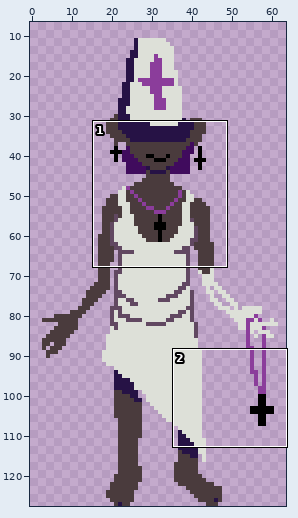
Two states of a sprite sheet, resources/doctor.png. Above, an overview of the earlier version with the close-up marked.
Close-up. Before the edit:
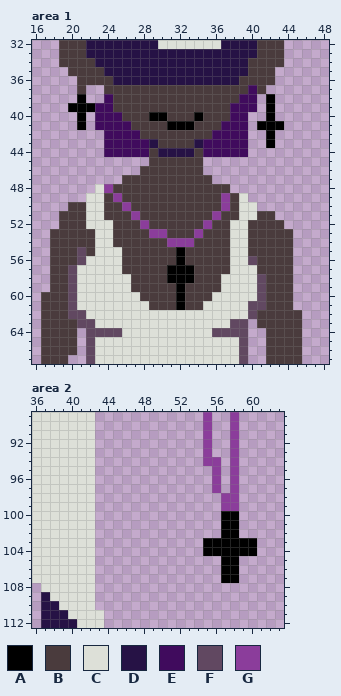
The file is 64x128 pixels. Shown: area 1: x 16..48, y 32..67; area 2: x 36..63, y 89..112. The wide view leaves out empty margins.
Palette (. is transparent): A #000000  B #4a3b3d  C #dde0d8  D #261245  E #400b5d  F #614861  G #8b3d9b
Pixels before, area 1, first column x 17:
32 ..BBBDDDDDDDDCCCCCCCDDDDBBB..
33 ..BBBDDDDDDDDDDDDDDDDDDDBBB..
34 ..BBBBDDDDDDDDDDDDDDDDDBBBB..
35 ...BBBBDDDDDDDDDDDDDDDDBBB...
36 ....BBBBDDDDDDDDDDDDDDBBBB...
37 ....B..BBBBBBBBBBBBBBBBEB....
38 ....A..EBBBBBBBBBBBBBBEE.A...
39 ...AAAEEBBBBBBBBBBBBBEEE.A...
40 ....A.EEEBBBAABBBABBBEE..A...
41 ....A.EEEEBBBBAAABBBEEE.AAA..
42 .......EEEEBBBBBBBBEEEE..A...
43 .......EEEEEDBBBBDEEEEE..A...
44 .......EEEEEBDDDDBEEEEE......
45 ............BBBBBB...........
46 ...........BBBBBBB...........
47 .........BBBBBBBBBB..........
48 ......CGBBBBBBBBBBBBB........
49 .....CCBGBBBBBBBBBBBGBC......
50 ...BBCCBBGBBBBBBBBBBGBCC.....
51 ..BBBCCBBBGBBBBBBBBGBBCCBB...
52 ..BBBCCCBBBGBBBBBBGBBCCBBBB..
53 .BBBBBCCBBBBGGBBBGBBBCCBBBBB.
54 .BBBBBCCBBBBBBGGGBBBBCCBBBBB.
55 .BBBFBCCCBBBBBBABBBBBCCBBBBB.
56 .BBBFCCCCBBBBBBABBBBBCCFBBBB.
57 .BBFCCCCCBBBBBAAABBBBCCCBBBB.
58 .BBFCCCCCCBBBBAAABBBCCCCFBBB.
59 .BBFCCCCCCBBBBBABBBBCCCCFBBB.
60 BBBFCCCCCCCBBBBABBBCCCCCFBBB.
61 BBBFCCCCCCCCBBBABBCCCCCFFBBB.
62 BBBFFCCCCCCCCCCCCCCCCCCFBBBBB
63 BBBBFFCCCCCCCCCCCCCCCFF.BBBBB
64 BBBB.FFFFCCCCCCCCCCFFFF..BBBB
65 BBBB.FCCCCCCCCCCCCCCCCF..BBBB
66 BBBB.FCCCCCCCCCCCCCCCCF..BBBB
67 BBB..FCCCCCCCCCCCCCCCCF..BBBB
Pixels before, area 2, first column x 36:
 89 CCCCCCC............G..G..
 90 CCCCCCC............G..G..
 91 CCCCCCC............G..G..
 92 CCCCCCC............G..G..
 93 CCCCCCC............G..G..
 94 CCCCCCC............GG.G..
 95 CCCCCCC.............G.G..
 96 CCCCCCC.............G.G..
 97 CCCCCCC.............G.G..
 98 CCCCCCC..............GG..
 99 CCCCCCC..............GG..
100 CCCCCCC..............AA..
101 CCCCCCC..............AA..
102 CCCCCCC..............AA..
103 CCCCCCC............AAAAAA
104 CCCCCCC............AAAAAA
105 CCCCCCC..............AA..
106 CCCCCCC..............AA..
107 CCCCCCC..............AA..
108 .CCCCCC..................
109 .DCCCCC..................
110 .DDCCCC..................
111 .DDDCCCC.................
112 .DDDDCCC.................
After the commit:
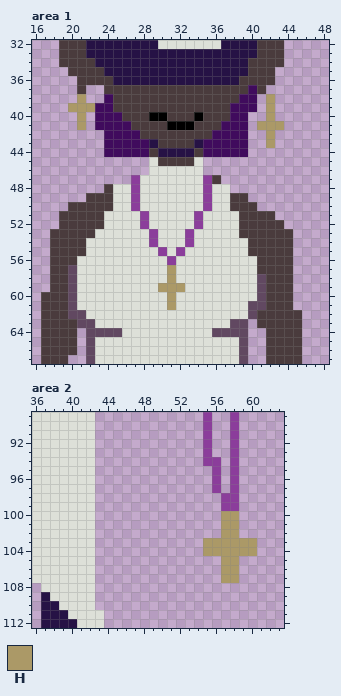
Colours new in this view: H #ab9967
The exact change:
Area 1:
The author put colour B in row 47 at x 36.
Colour C becomes colour B in row 49 at x 22 to 23 and 39; in rows 50 to 51 at x 22 to 23 and 39 to 40; in row 52 at x 22 to 23 and 39; in row 53 at x 39.
Colour F becomes colour B in row 55 at x 21.
Colour G becomes colour B in row 48 at x 24.
Colour A becomes colour C in row 56 at x 32; in rows 57 to 58 at x 32 to 33; in rows 60 to 61 at x 32.
Colour B becomes colour C in row 45 at x 29 and 34; in row 46 at x 29 to 34; in row 47 at x 28 to 34; in row 48 at x 25 to 26, 28 to 34 and 36 to 37; in row 49 at x 26, 28 to 34 and 36; in row 50 at x 25, 28 to 34 and 36.
Colour B becomes colour C in row 51 at x 24 to 26, 29 to 33, 35 and 37 to 38; in row 52 at x 25 to 27, 29 to 33 and 36 to 37; in row 53 at x 25 to 28, 31 to 32 and 35 to 37; in row 54 at x 22, 25 to 28, 30 and 34 to 37; in row 55 at x 22, 26 to 29, 31 and 33 to 37; in row 56 at x 26 to 30 and 33 to 37.
Colour B becomes colour C in row 57 at x 26 to 30 and 34 to 37; in row 58 at x 27 to 30 and 34 to 36; in row 59 at x 27 to 29 and 33 to 36; in row 60 at x 28 to 30 and 33 to 35; in row 61 at x 29 to 30 and 33 to 34.
Colour F becomes colour C in row 56 at x 21 and 40.
Colour G becomes colour C in row 49 at x 25 and 37; in row 50 at x 26 and 37; in row 51 at x 27 and 36; in row 52 at x 35; in row 53 at x 30 and 34; in row 54 at x 31 to 32.
Colour A becomes colour G in row 55 at x 32.
Colour B becomes colour G in rows 47 to 50 at x 27 and 35; in row 51 at x 28 and 34; in row 52 at x 34; in row 53 at x 33; in row 54 at x 29; in row 55 at x 30.
Colour B becomes colour G in row 56 at x 31.
Colour A becomes colour H in row 38 at x 21 and 42; in row 39 at x 20 to 22 and 42; in row 40 at x 21 and 42; in row 41 at x 21 and 41 to 43; in rows 42 to 43 at x 42; in rows 57 to 58 at x 31.
Colour A becomes colour H in row 59 at x 32.
Colour B becomes colour H in row 59 at x 30 to 31; in rows 60 to 61 at x 31.
The edit erases colour B in row 46 at x 28; in row 47 at x 26.
The edit erases colour C in row 48 at x 23.
Area 2:
Colour A becomes colour H in rows 100 to 102 at x 57 to 58; in rows 103 to 104 at x 55 to 60; in rows 105 to 107 at x 57 to 58.
